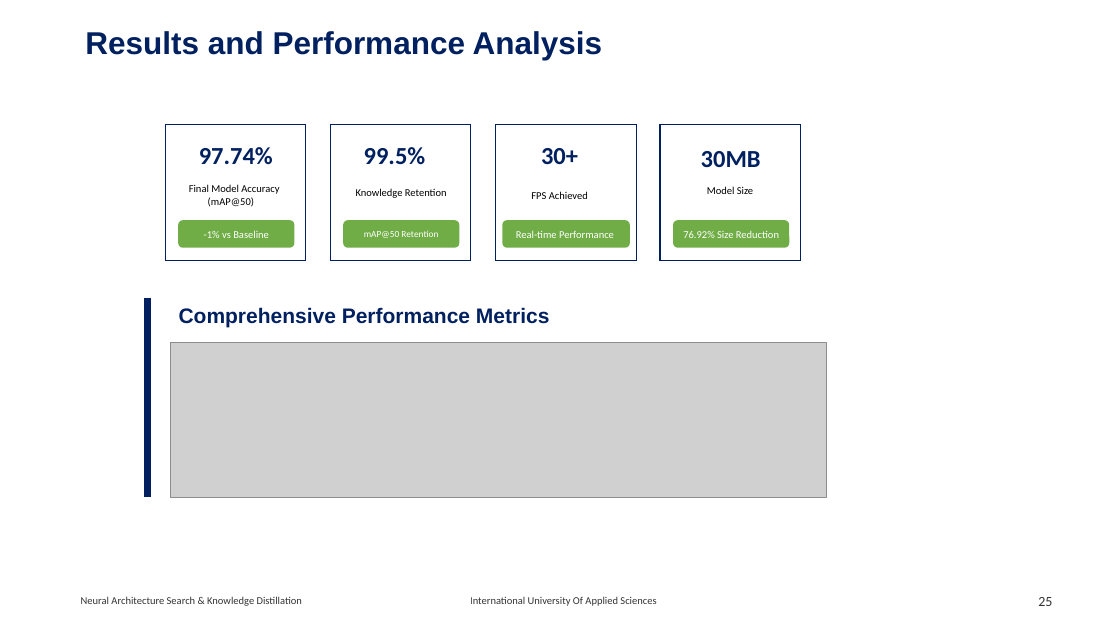
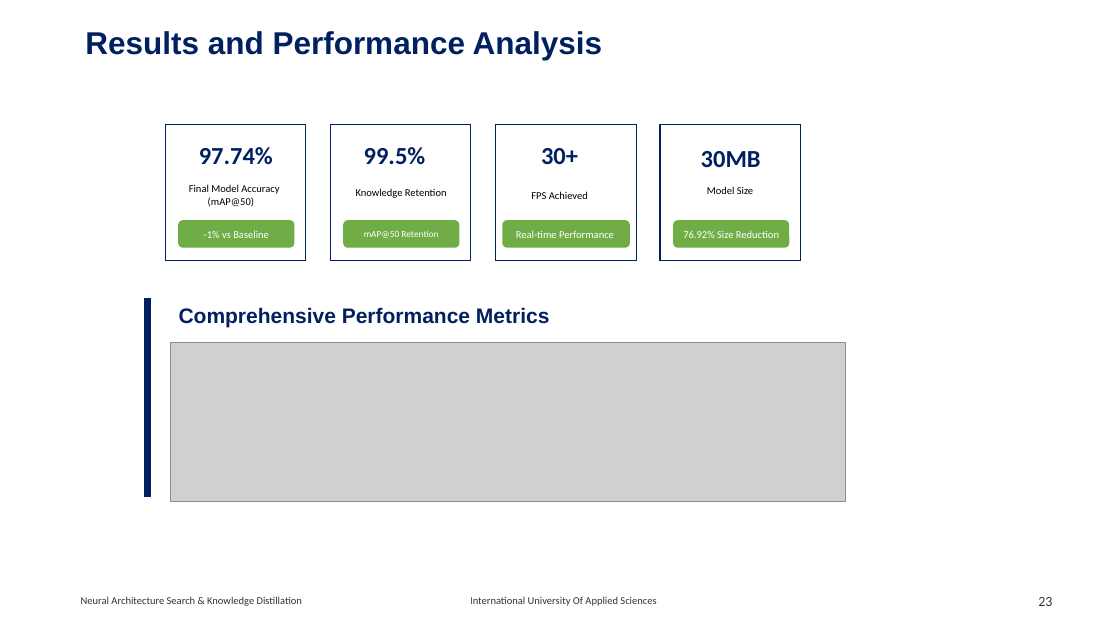
Before and after one commit to RajeshRamadas/yolov8-model-optimization, a slide deck: slide 23 of 01-Project-management/presentation/KnowledgeDistillation.pptx (slide 25 before the commit). Drawn at 1120x630 pixels with LibreOffice and Linux fonts; fonts in the diff are those of the drawing; grey boxes stand for pictures. Boxes give left, top, right and bottom in pixels: in the first picture for what was removed or moved away, otherwise in the second. Text is boxed around its words. In the diff, an @@ line names an element or a change of style, - is before the commit and + after.

```diff
--- a/01-Project-management/presentation/KnowledgeDistillation.pptx
+++ b/01-Project-management/presentation/KnowledgeDistillation.pptx
@@ picture: place and size @@
-picture at (171, 343, 827, 497)
+picture at (171, 343, 846, 502)
@@ page number at (1038, 597, 1052, 606): text changed @@
-25
+23
```
Also in this commit, not shown: 7 other slides changed, 2 slides removed.
